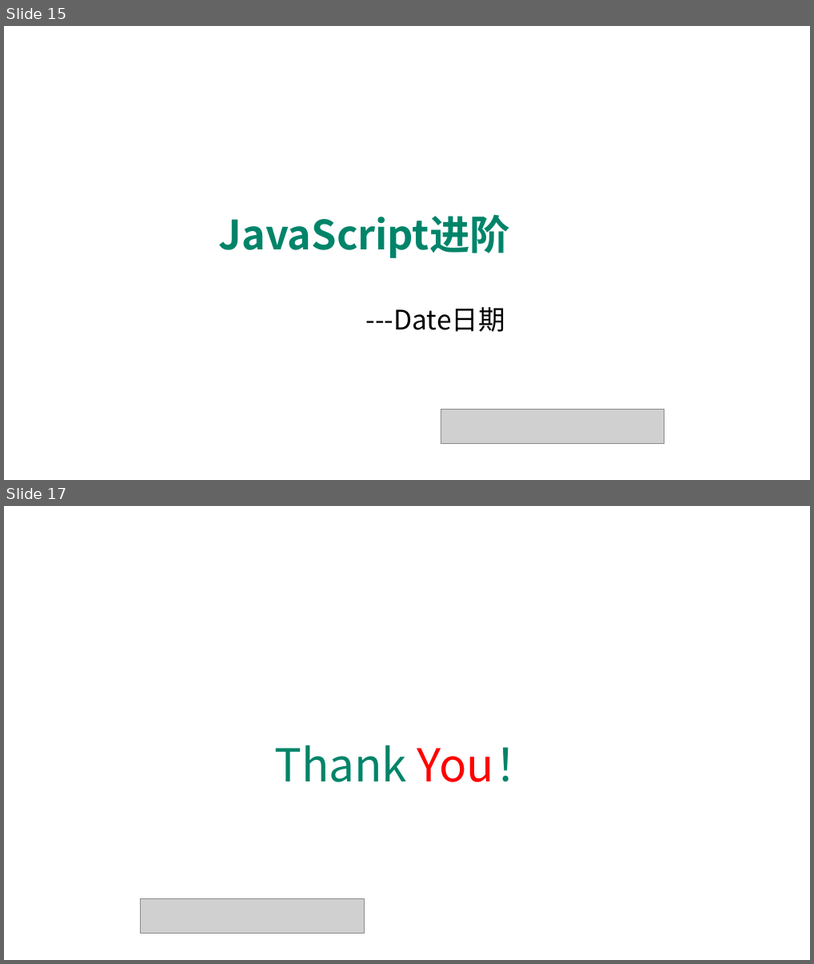
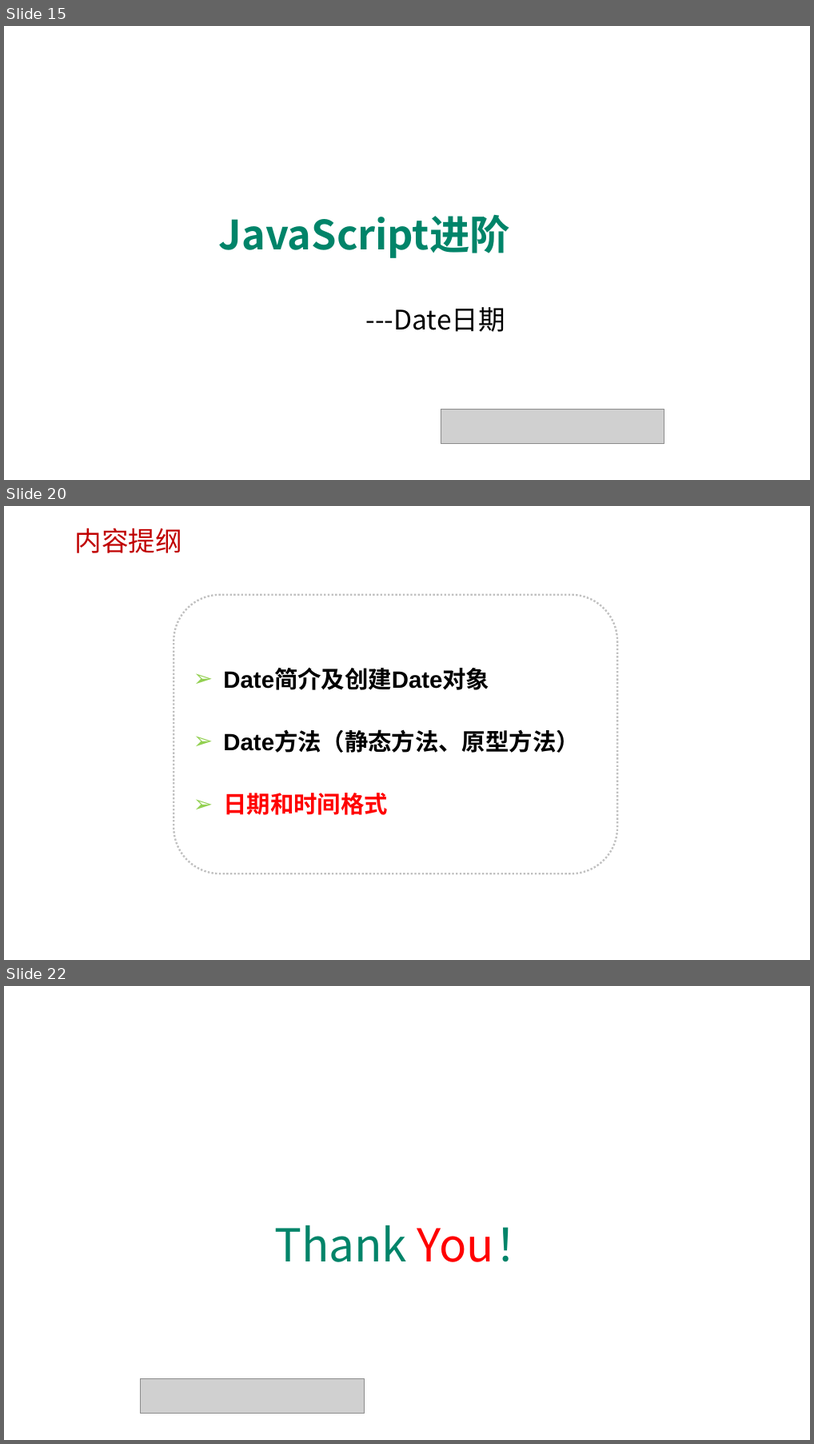
Before and after one commit to edu2act/course-javascript-advanced, a slide deck: 课程PPT/09.JavaScript标准内置对象-构造器（Array、Date、Error等）.pptx. Shown one above the other, each under a label of ours: slides 15 and 17 before the commit, slides 15, 20 and 22 after it; the slides between them are not shown. The pictures are 814x964 and 814x1444 pixels, drawn with LibreOffice and Linux fonts; fonts in the diff are those of the drawing; grey boxes stand for pictures; background and template pictures are left out. Boxes give left, top, right and bottom in pixels: in the first picture for what was removed or moved away, otherwise in the second. Text is boxed around its words. In the diff, an @@ line names an element or a change of style, - is before the commit and + after.

```diff
--- a/课程PPT/09.JavaScript标准内置对象-构造器（Array、Date、Error等）.pptx
+++ b/课程PPT/09.JavaScript标准内置对象-构造器（Array、Date、Error等）.pptx
@@ slide 20 added at <box>4,506,810,960</box>, background picture (left out) @@
@@ text added at <box>75,528,182,553</box>, 32 pt, text #C00000 @@
+内容提纲
@@ rounded rectangle added at <box>174,595,618,874</box>, outline #C0C0C0 2.25 pt dashed, 28 pt, text #000000, bold @@
+➢ Date简介及创建Date对象
+➢ Date方法（静态方法、原型方法）
+➢ 日期和时间格式
@@ what was slide 17 is now slide 22 @@
```
Also in this commit, not shown: 5 slides changed, 5 other slides added, 1 slide removed, 7 other files.
